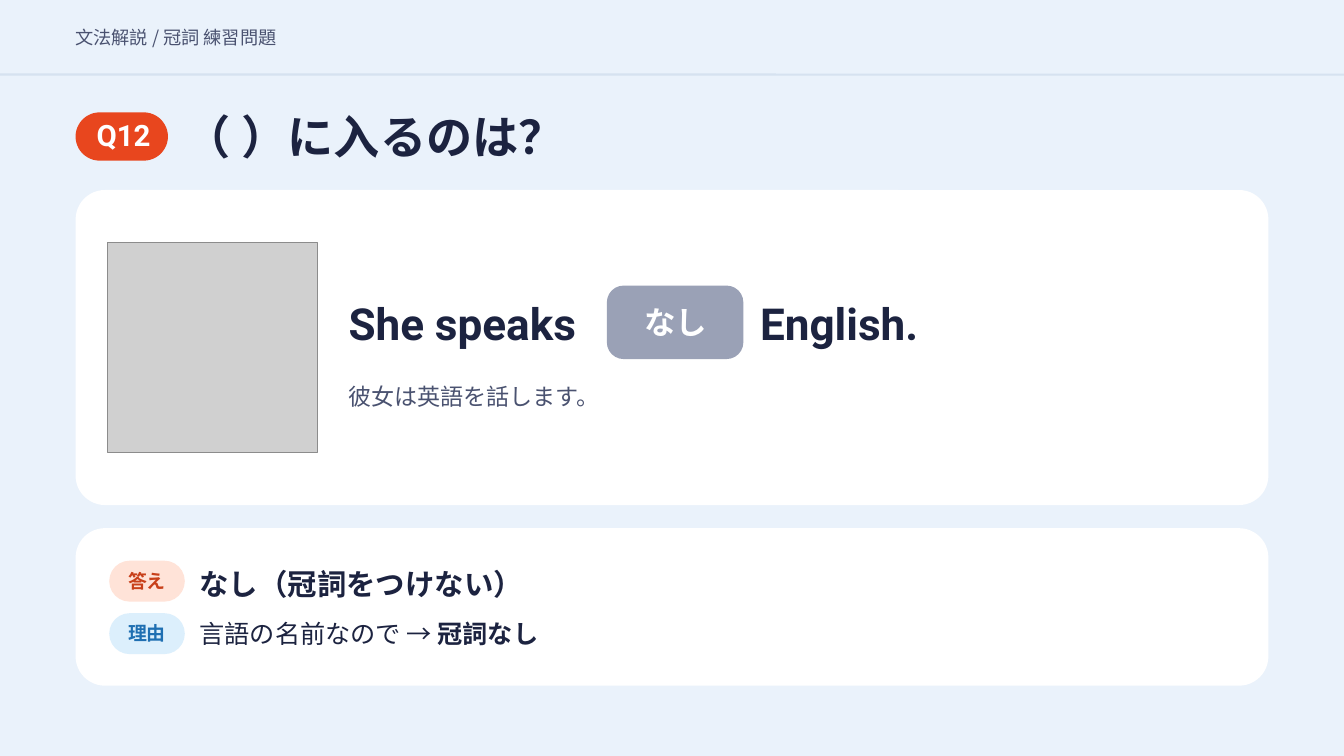
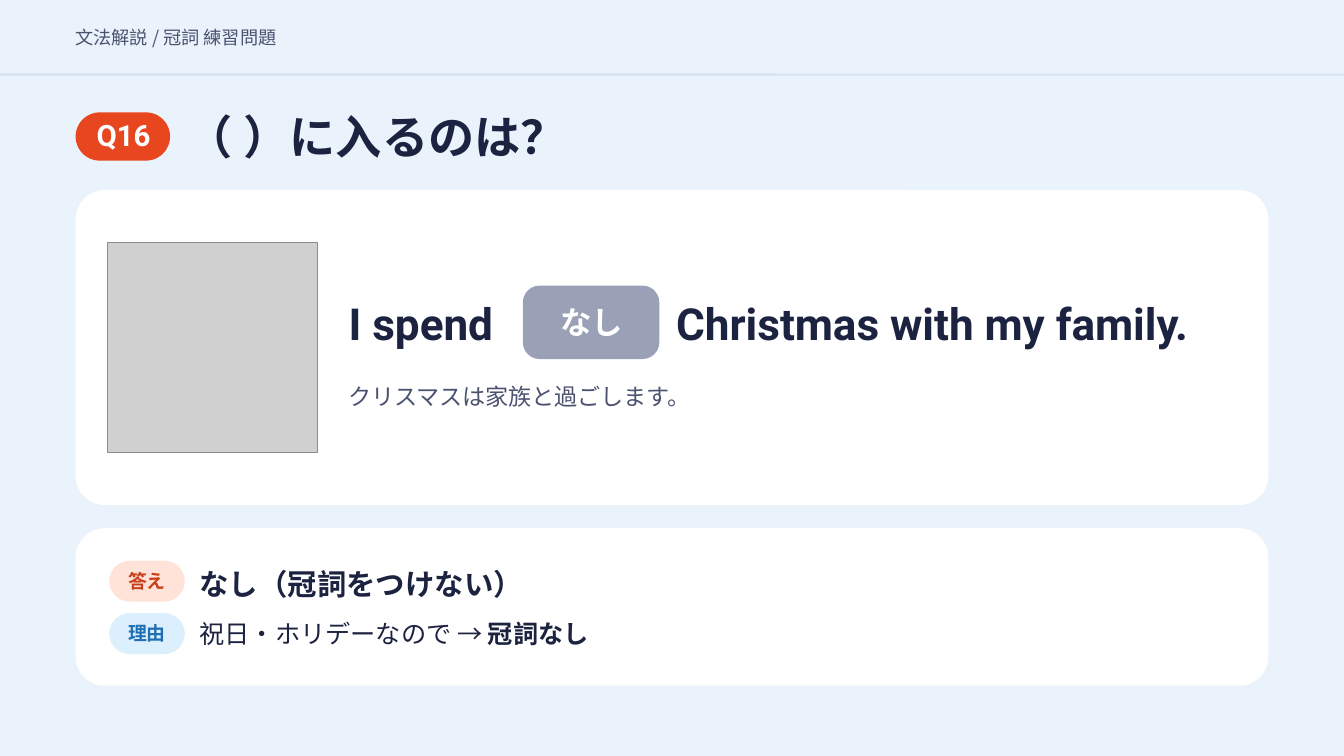
Before and after one commit to hinakajisaki-dev/hina-english, a slide deck: slide 38 of matome/articles-4/articles-4-slides.pptx (slide 30 before the commit). Drawn at 1344x756 pixels with LibreOffice and Linux fonts; fonts in the diff are those of the drawing; grey boxes stand for pictures. Boxes give left, top, right and bottom in pixels: in the first picture for what was removed or moved away, otherwise in the second. Text is boxed around its words. In the diff, an @@ line names an element or a change of style, - is before the commit and + after.

```diff
--- a/matome/articles-4/articles-4-slides.pptx
+++ b/matome/articles-4/articles-4-slides.pptx
@@ text at bbox=[97, 125, 151, 150]: text changed @@
-Q12
+Q16
@@ rounded rectangle: place and size @@
-rounded rectangle at bbox=[607, 285, 743, 359]
+rounded rectangle at bbox=[523, 285, 659, 359]
@@ text "なし": place and size @@
-text "なし" at bbox=[644, 308, 707, 336]
+text "なし" at bbox=[560, 308, 623, 336]
@@ text at bbox=[349, 307, 493, 349]: text changed @@
-She speaks
+I spend
@@ text at bbox=[676, 306, 1188, 350]: text changed @@
-English.
+Christmas with my family.
@@ text at bbox=[349, 385, 691, 407]: text changed @@
-彼女は英語を話します。
+クリスマスは家族と過ごします。
@@ text at bbox=[199, 621, 589, 646]: text changed @@
-言語の名前なので → 冠詞なし
+祝日・ホリデーなので → 冠詞なし
```
Also in this commit, not shown: 49 other slides changed, 1 slide added, 2 slides removed, 3 other files.
